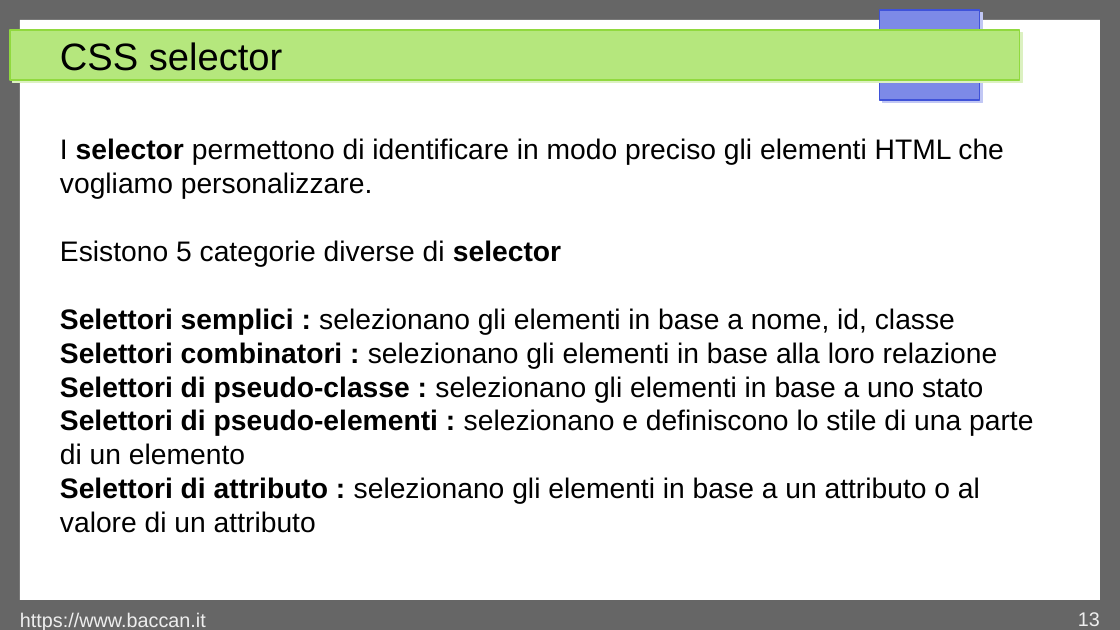
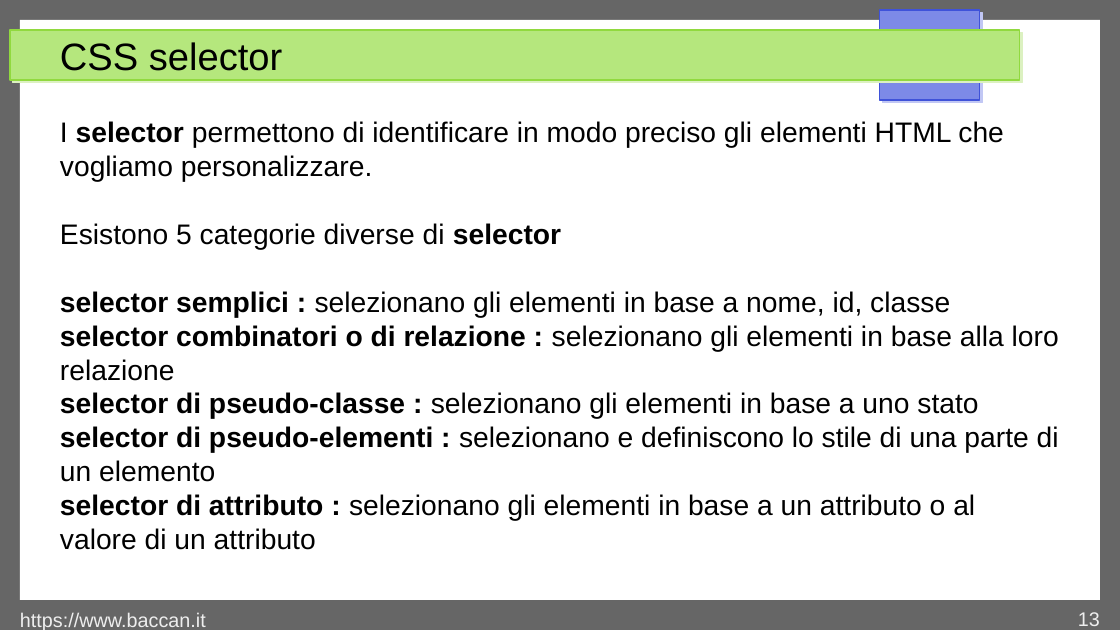
Before and after one commit to matteobaccan/CorsoCSS, a slide deck: slide 13 of Chapter_css.odp. Drawn at 1120x630 pixels with LibreOffice and Linux fonts; fonts in the diff are those of the drawing. Boxes give left, top, right and bottom in pixels: in the first picture for what was removed or moved away, otherwise in the second. Text is boxed around its words. In the diff, an @@ line names an element or a change of style, - is before the commit and + after.

Commit message:
I selector

```diff
--- a/Chapter_css.odp
+++ b/Chapter_css.odp
@@ text at <box>60,291,1059,550</box>: text changed @@
-Selettori semplici : selezionano gli elementi in base a nome, id, classe
-Selettori combinatori : selezionano gli elementi in base alla loro relazione
-Selettori di pseudo-classe : selezionano gli elementi in base a uno stato
-Selettori di pseudo-elementi : selezionano e definiscono lo stile di una parte di un elemento
-Selettori di attributo : selezionano gli elementi in base a un attributo o al valore di un attributo
+selector semplici : selezionano gli elementi in base a nome, id, classe
+selector combinatori o di relazione : selezionano gli elementi in base alla loro relazione
+selector di pseudo-classe : selezionano gli elementi in base a uno stato
+selector di pseudo-elementi : selezionano e definiscono lo stile di una parte di un elemento
+selector di attributo : selezionano gli elementi in base a un attributo o al valore di un attributo
```
Also in this commit, not shown: 8 slides added, 5 other files.
